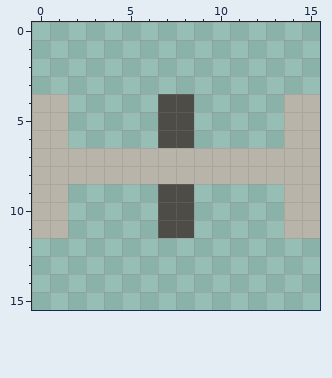
Edited in one commit: pixel-art file (art/conveyor/adder.aseprite). Above, as it was before the edit.
16x16 pixels, 1 frame.
Now the later version:
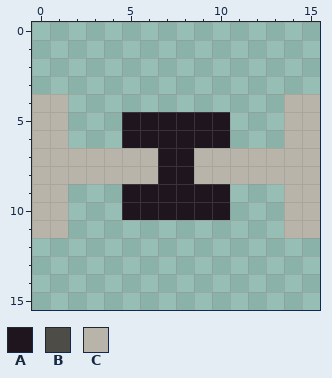
Palette (. is transparent): A #1e151e  B #4d4c47  C #b8b4a9
Edits made:
Colour A now appears in rows 5 to 6 at x 5 to 6 and 9 to 10; in rows 9 to 10 at x 5 to 6 and 9 to 10.
The author changed colour B to colour A in rows 5 to 6 at x 7 to 8; in rows 9 to 10 at x 7 to 8.
The author changed colour C to colour A in rows 7 to 8 at x 7 to 8.
Colour B is removed in row 4 at x 7 to 8; in row 11 at x 7 to 8.
